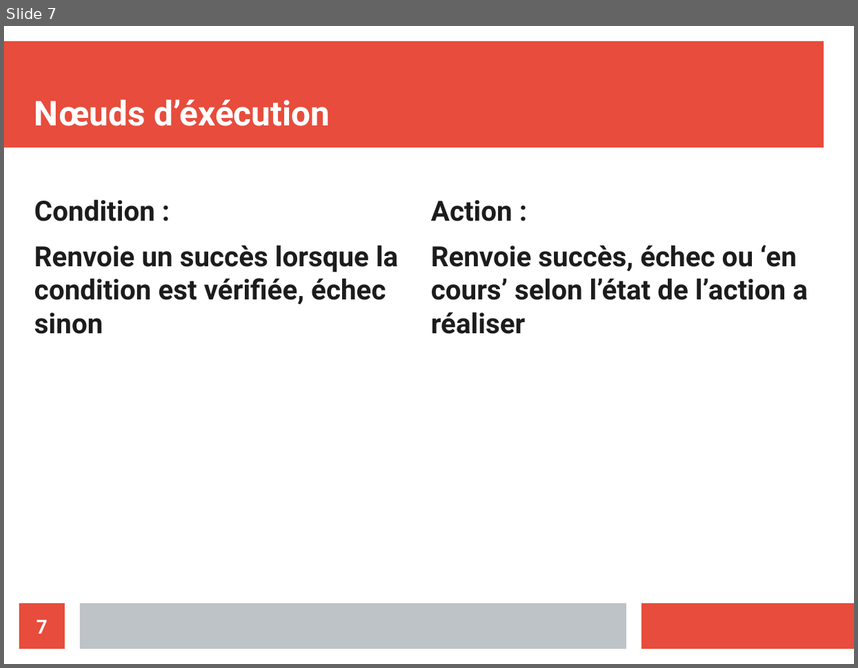
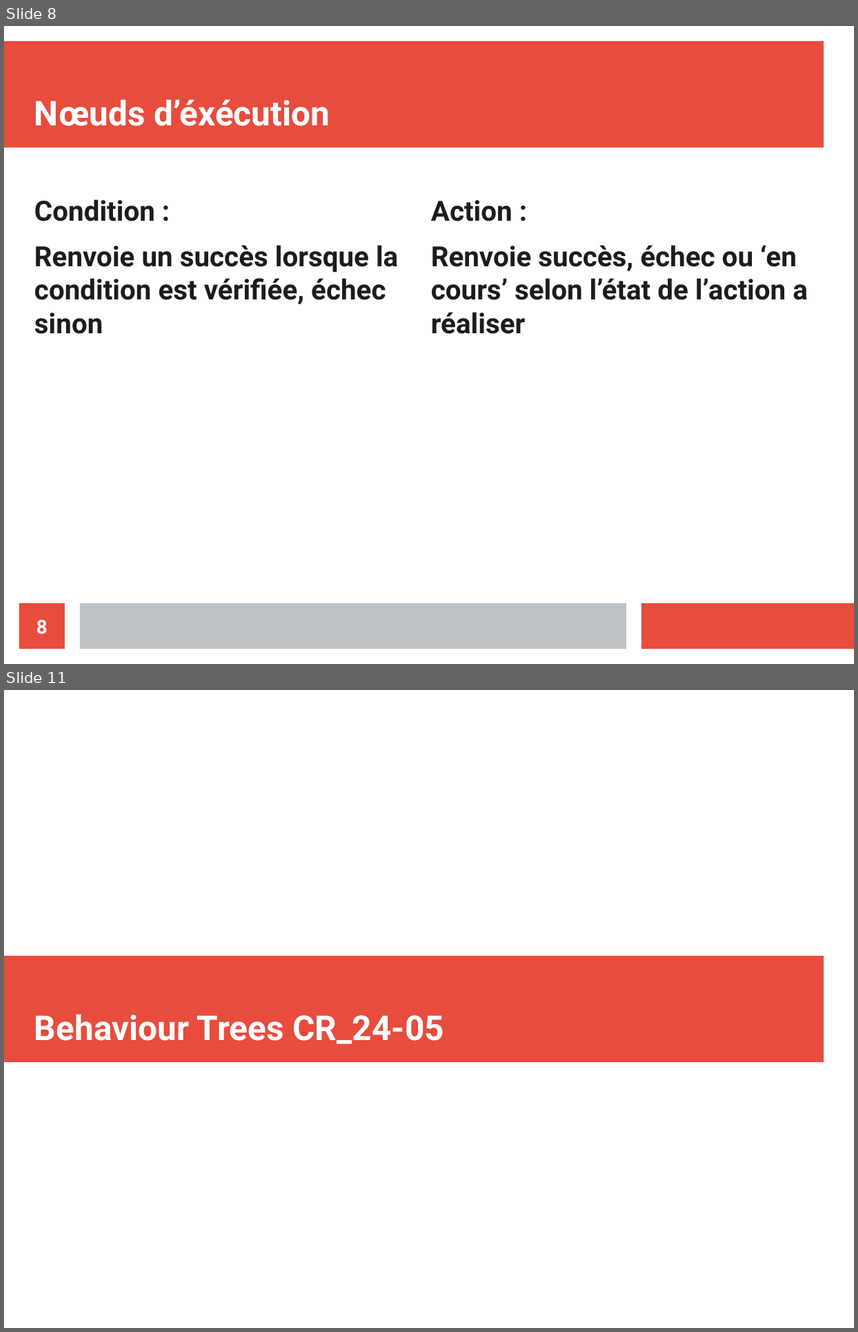
Before and after one commit to ValentinLebouvier/TAL2019, a slide deck: Comptes Rendus/CR_10-05.odp. Shown one above the other, each under a label of ours: slide 7 before the commit, slides 8 and 11 after it; the slides between them are not shown. The pictures are 858x668 and 858x1332 pixels, drawn with LibreOffice and Linux fonts; fonts in the diff are those of the drawing. Boxes give left, top, right and bottom in pixels: in the first picture for what was removed or moved away, otherwise in the second. Text is boxed around its words. In the diff, an @@ line names an element or a change of style, - is before the commit and + after.

```diff
--- a/Comptes Rendus/CR_10-05.odp
+++ b/Comptes Rendus/CR_10-05.odp
@@ slide 11 added at [4,690,854,1328], background #FFFFFF @@
@@ rectangle added at [4,956,824,1062], fill #E74C3C @@
@@ title added at [34,1014,444,1044], 32 pt, text #FFFFFF, bold @@
+Behaviour Trees CR_24-05
@@ what was slide 7 is now slide 8 @@
@@ page number at [36,619,47,634]: text changed @@
-7
+8
```
Also in this commit, not shown: 5 other slides added, 4 other files.
